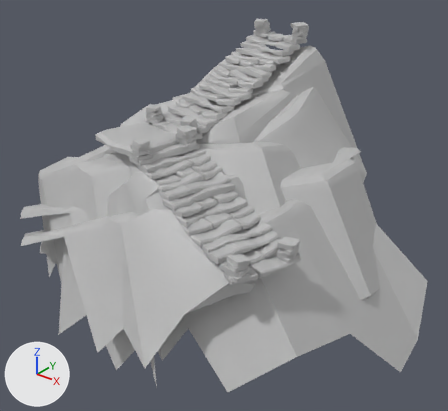
The FBX model Assets/Models/Land/asset_level_village_stairs.fbx: old version first, new version second.
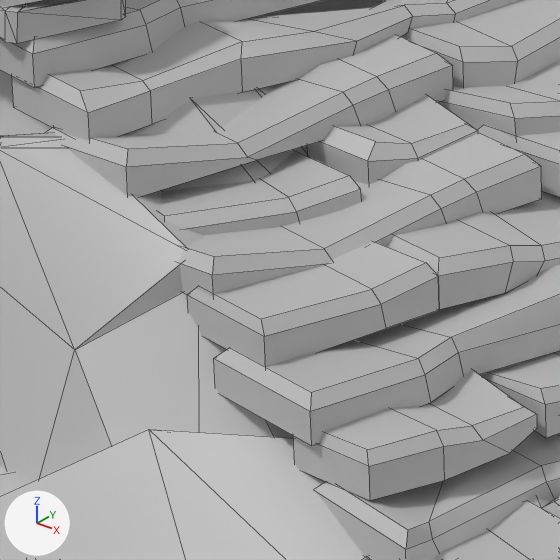
Old and new are each drawn whole from a camera (50 mm lens) standing at (15.3, -33.8, 13.8) and looking at (-5.2, -8.1, -2.1) and again close up on the part from 30% to 46% of the width and 38% to 55% of the height. Lighting does not change. The marker at lower left points along +X, +Y and +Z. The close-ups show mesh edges as thin lines. Where no turn or scale is listed for an object, it has been applied to the vertices.

Script lines for the objects in view, before the commit:
```python
me_mesh = bpy.data.meshes.new('Mesh')
me_mesh.from_pydata(...)  # 728 vertices, 1106 faces; spans x -11.6..11.6, y -10.2..10.2, z -8.2..8.2
me_mesh.materials.append(mat_asset_env_cliff_main_wall_corner_mat_1)  # grey #bcbcbc
me_mesh_001 = bpy.data.meshes.new('Mesh.001')
me_mesh_001.from_pydata(...)  # 2106 vertices, 1975 faces; spans x -6.6..6.6, y -7.8..7.8, z -4.5..4.5
me_mesh_001.materials.append(mat_defaultpolygonshader1)  # grey #bcbcbc
ob_asset_level_stairs_main = bpy.data.objects.new('asset_level_stairs_main', me_mesh_001)
ob_asset_level_stairs_main.location = (-4.763, -7.117, 2.728)
ob_asset_level_stairs_rock = bpy.data.objects.new('asset_level_stairs_rock', me_mesh)
ob_asset_level_stairs_rock.location = (-5.484, -8.068, -2.282)
```
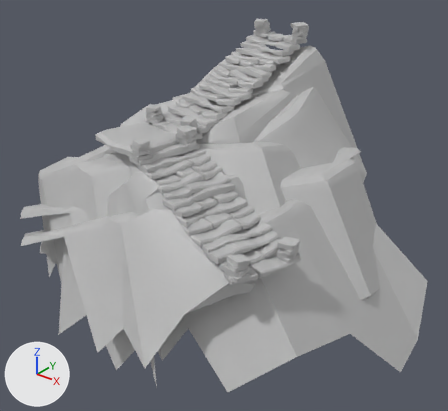
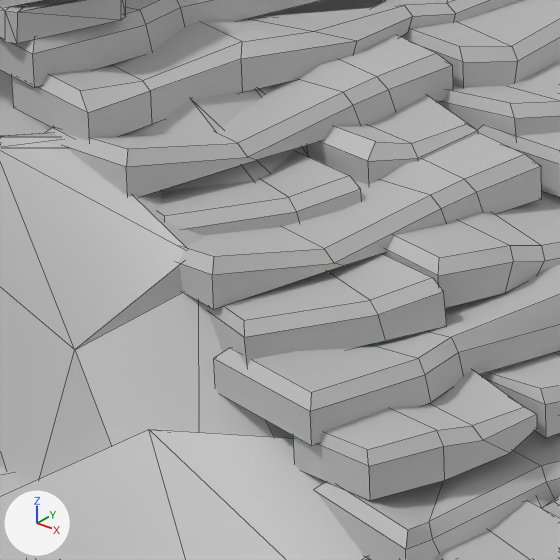
What differs and where, as boxes (x1, y1, x2, y2) in the close-ups (560 x 560 px; the box of a moved part takes in the faces that stretch with it):
part 1 of me_mesh_001, moved or reshaped: before (187, 241, 440, 367); after (208, 254, 447, 366)

What the commit changed:
me_mesh_001 has 2106 vertices, 1975 faces and spans x -6.6..6.6, y -7.8..7.8, z -4.5..4.5.
me_mesh_001 is used by ob_asset_level_stairs_main; location (-4.763, -7.117, 2.728).
Part 1, on me_mesh_001:
17 vertices are removed from x -0.2..0.8, y -6.7..-5.3, z -2.1..-1.8.
14 faces are deleted.
17 vertices are added at x -0.3..1.0, y -6.7..-5.2, z -2.3..-1.9.
14 new faces join them.
